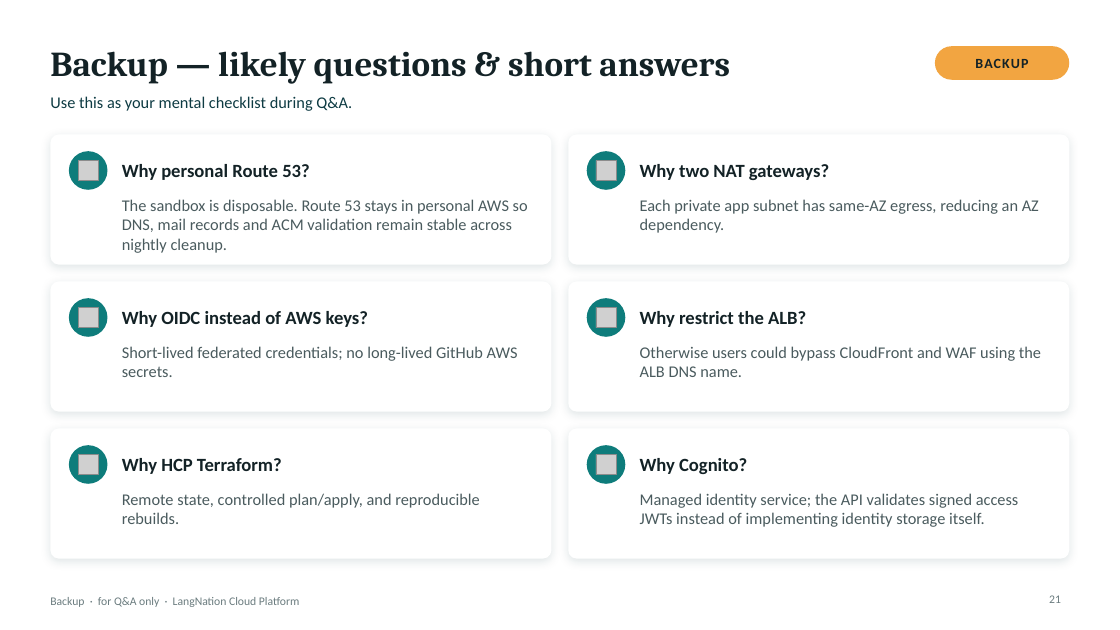
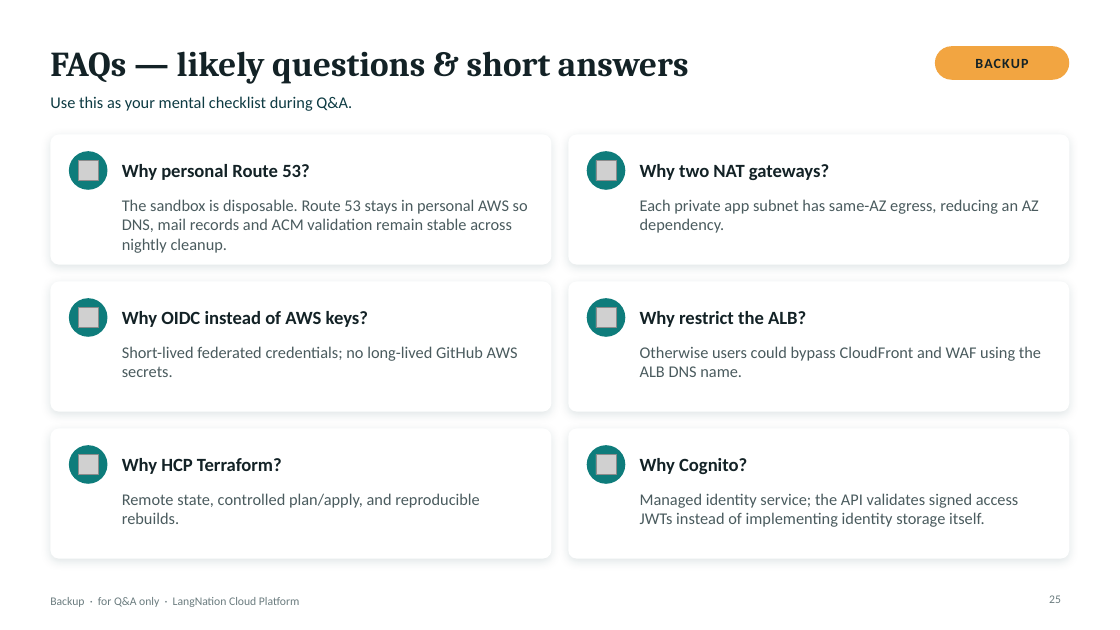
Before and after one commit to sheikhseraj/langnation-cloud-platform, a slide deck: slide 25 of docs/presentation/LangNation_M1-M6_Monday_Presentation.pptx (slide 21 before the commit). Drawn at 1120x630 pixels with LibreOffice and Linux fonts; fonts in the diff are those of the drawing; grey boxes stand for pictures; background and template pictures are left out. Boxes give left, top, right and bottom in pixels: in the first picture for what was removed or moved away, otherwise in the second. Text is boxed around its words. In the diff, an @@ line names an element or a change of style, - is before the commit and + after.

```diff
--- a/docs/presentation/LangNation_M1-M6_Monday_Presentation.pptx
+++ b/docs/presentation/LangNation_M1-M6_Monday_Presentation.pptx
@@ title at [50, 51, 689, 84]: text changed @@
-Backup — likely questions & short answers
+FAQs — likely questions & short answers
@@ page number at [1049, 595, 1061, 603]: text changed @@
-21
+25
```
Also in this commit, not shown: 10 other slides changed, 4 slides added, 1 other file.
